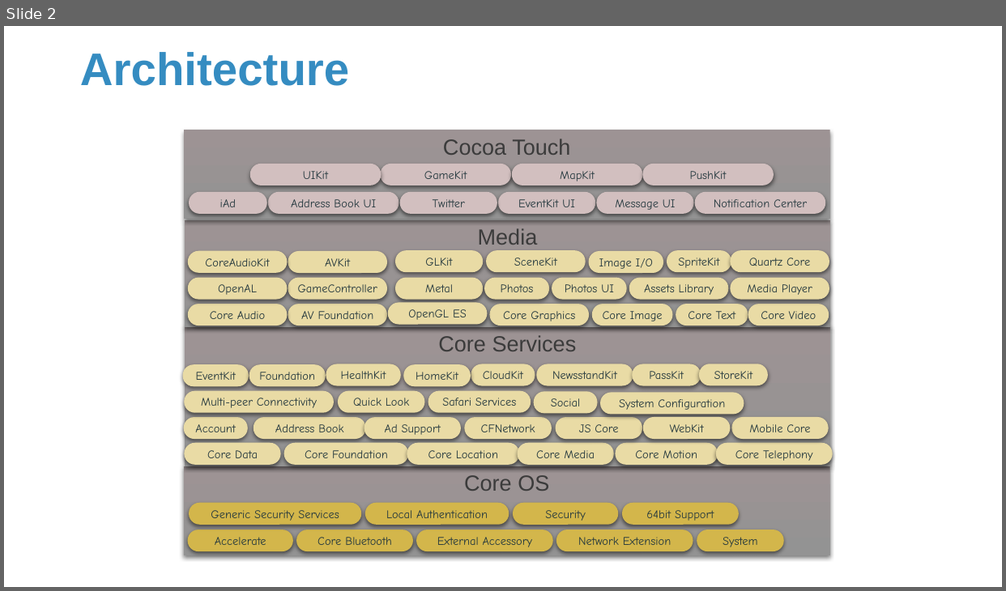
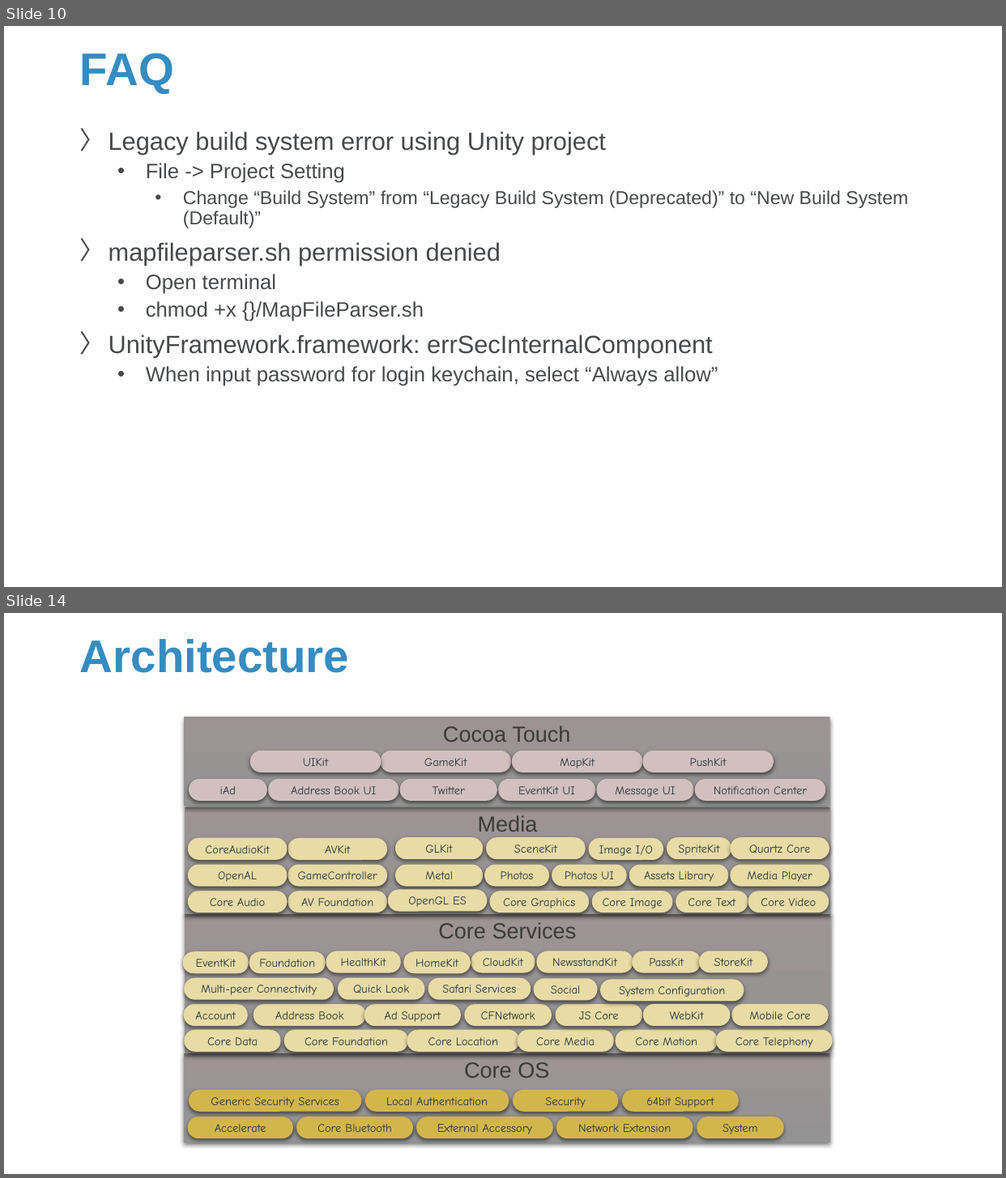
Before and after one commit to Sparks-Lu/TechNotes, a slide deck: Misc/iOS_General.pptx. Shown one above the other, each under a label of ours: slide 2 before the commit, slides 10 and 14 after it; the slides between them are not shown. The pictures are 1006x591 and 1006x1178 pixels, drawn with LibreOffice and Linux fonts; fonts in the diff are those of the drawing; background and template pictures are left out. Boxes give left, top, right and bottom in pixels: in the first picture for what was removed or moved away, otherwise in the second. Text is boxed around its words. In the diff, an @@ line names an element or a change of style, - is before the commit and + after.

```diff
--- a/Misc/iOS_General.pptx
+++ b/Misc/iOS_General.pptx
@@ slide 10 added at (4,26,1002,587), background picture (left out) @@
@@ title added at (80,53,174,94), 44 pt, text #358CC1, bold @@
+FAQ
@@ text added at (108,131,908,386), 24 pt, text #47494B @@
+〉 Legacy build system error using Unity project
+  • File -> Project Setting
+    • Change “Build System” from “Legacy Build System (Deprecated)” to “New Build System (Default)”
+〉 mapfileparser.sh permission denied
+  • Open terminal
+  • chmod +x {}/MapFileParser.sh
+〉 UnityFramework.framework: errSecInternalComponent
+  • When input password for login keychain, select “Always allow”
@@ what was slide 2 is now slide 14 @@
```
Also in this commit, not shown: 1 slide changed, 11 other slides added, 9 other files.
